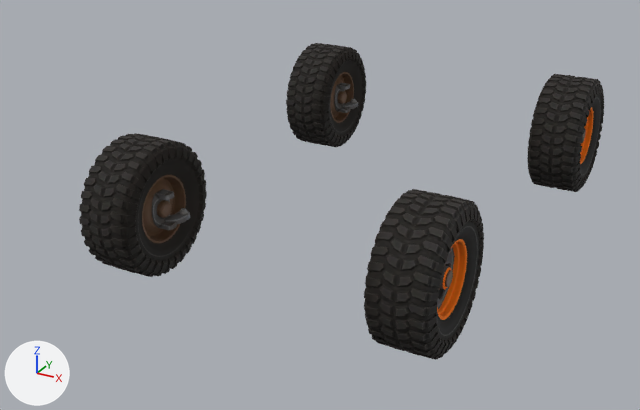
One commit to the glTF model models/fetched/futuristic-muscle-car-launch-contr-47d7ff.glb: the scene before it, then after it.
Rendered twice from a 50 mm lens placed at (10.6, -7.41, 3.79), pointed at (6.61, -0.15, 0.16). Lighting does not change. The marker at lower left points along +X, +Y and +Z. The first picture is the older version. Where no turn or scale is listed for an object, it has been applied to the vertices.

In view in the first picture: 'Wheel FL_gameasset_Wheel FL_gameasset_Mat_1_0'.
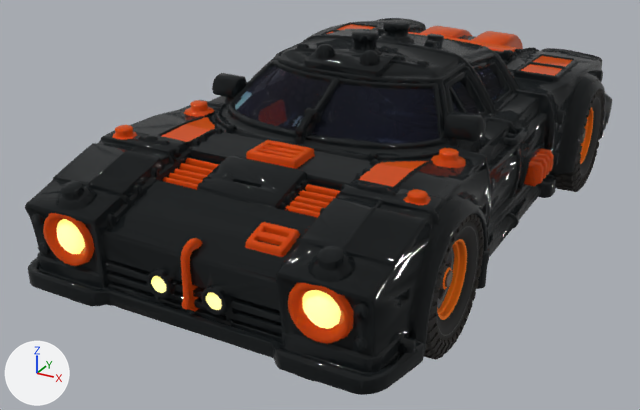
The newer file is also rescaled (x0.729) as a whole; pictures and numbers use the older file's frame.

Changed parts and their boxes [x1, y1, x2, y2] in the pictures (640 x 410 px):
'Plane_Body_gameasset_Mat_1_0', added (black): after [25, 18, 612, 395]
'Plane_Body_gameasset_Mat_5_0', added: after [43, 24, 573, 344]
'Plane_Body_gameasset_Mat_2_0', added: after [235, 66, 504, 144]
'Plane_Body_gameasset_Mat_6_0', added: after [57, 219, 341, 329]

Edits to the bpy script that builds the scene:
```text
Add img_image_1:
    img_image_1 = load_image('Image_1', '_unpacked/Image_1', 1024, 1024, 'sRGB')
Add mat_body_gameasset_mat_6:
    mat_body_gameasset_mat_6 = principled_material('Body_gameasset_Mat_6')
    mat_body_gameasset_mat_6.base_color = (0.8, 0.8, 0.8)  # white #e7e7e7
    mat_body_gameasset_mat_6.roughness = 0.916
    mat_body_gameasset_mat_6.emission_color = (1.0, 0.792, 0.0443)  # yellow #ffe63b
    mat_body_gameasset_mat_6.emission_strength = 1.0
Add mat_body_gameasset_mat_5:
    mat_body_gameasset_mat_5 = principled_material('Body_gameasset_Mat_5')
    mat_body_gameasset_mat_5.base_color = (0.799, 0.129, 0.0115)  # orange #e7651c
    mat_body_gameasset_mat_5.metallic = 1.0
    mat_body_gameasset_mat_5.roughness = 0.916
    mat_body_gameasset_mat_5.coat_weight = 0.419
    mat_body_gameasset_mat_5.coat_roughness = 0.04
Add mat_material_0:
    mat_material_0 = bpy.data.materials.new('material_0')
    # uses the picture img_image_1
Add mat_body_gameasset_mat_1:
    mat_body_gameasset_mat_1 = principled_material('Body_gameasset_Mat_1')
    mat_body_gameasset_mat_1.base_color = (0.0207, 0.0254, 0.0277)  # black #272c2e
    mat_body_gameasset_mat_1.metallic = 1.0
    mat_body_gameasset_mat_1.roughness = 0.916
    mat_body_gameasset_mat_1.coat_weight = 0.467
    mat_body_gameasset_mat_1.coat_roughness = 0.04
Add me_plane_body_gameasset_mat_6_0:
    me_plane_body_gameasset_mat_6_0.from_pydata(...)  # 245 vertices, 334 faces; spans x -1.28..1.28, y -3.25..3.25, z -0.29..0.29
    me_plane_body_gameasset_mat_6_0.materials.append(mat_body_gameasset_mat_6)  # white #e7e7e7, glowing yellow #ffe63b
Add me_plane_body_gameasset_mat_5_0:
    me_plane_body_gameasset_mat_5_0.from_pydata(...)  # 3478 vertices, 5898 faces; spans x -1.66..1.66, y -3.23..3.24, z -0.52..0.51
    me_plane_body_gameasset_mat_5_0.materials.append(mat_body_gameasset_mat_5)  # orange #e7651c
Add me_plane_body_gameasset_mat_2_0:
    me_plane_body_gameasset_mat_2_0.from_pydata(...)  # 1459 vertices, 2119 faces; spans x -1.07..1.07, y -1.47..1.47, z -0.19..0.17
    me_plane_body_gameasset_mat_2_0.materials.append(mat_material_0)
Add me_plane_body_gameasset_mat_1_0:
    me_plane_body_gameasset_mat_1_0.from_pydata(...)  # 32304 vertices, 62358 faces; spans x -1.79..1.79, y -3.42..3.44, z -1.05..1.02
    me_plane_body_gameasset_mat_1_0.materials.append(mat_body_gameasset_mat_1)  # black #272c2e
Add ob_plane_body_gameasset_mat_6_0:
    ob_plane_body_gameasset_mat_6_0 = bpy.data.objects.new('Plane_Body_gameasset_Mat_6_0', me_plane_body_gameasset_mat_6_0)
    ob_plane_body_gameasset_mat_6_0.location = (6.993, 0.34, 0.817)
Add ob_plane_body_gameasset_mat_5_0:
    ob_plane_body_gameasset_mat_5_0 = bpy.data.objects.new('Plane_Body_gameasset_Mat_5_0', me_plane_body_gameasset_mat_5_0)
    ob_plane_body_gameasset_mat_5_0.location = (6.989, 0.299, 0.93)
Add ob_plane_body_gameasset_mat_2_0:
    ob_plane_body_gameasset_mat_2_0 = bpy.data.objects.new('Plane_Body_gameasset_Mat_2_0', me_plane_body_gameasset_mat_2_0)
    ob_plane_body_gameasset_mat_2_0.location = (7.009, 0.384, 1.433)
Add ob_plane_body_gameasset_mat_1_0:
    ob_plane_body_gameasset_mat_1_0 = bpy.data.objects.new('Plane_Body_gameasset_Mat_1_0', me_plane_body_gameasset_mat_1_0)
    ob_plane_body_gameasset_mat_1_0.location = (6.976, 0.423, 0.931)
```
